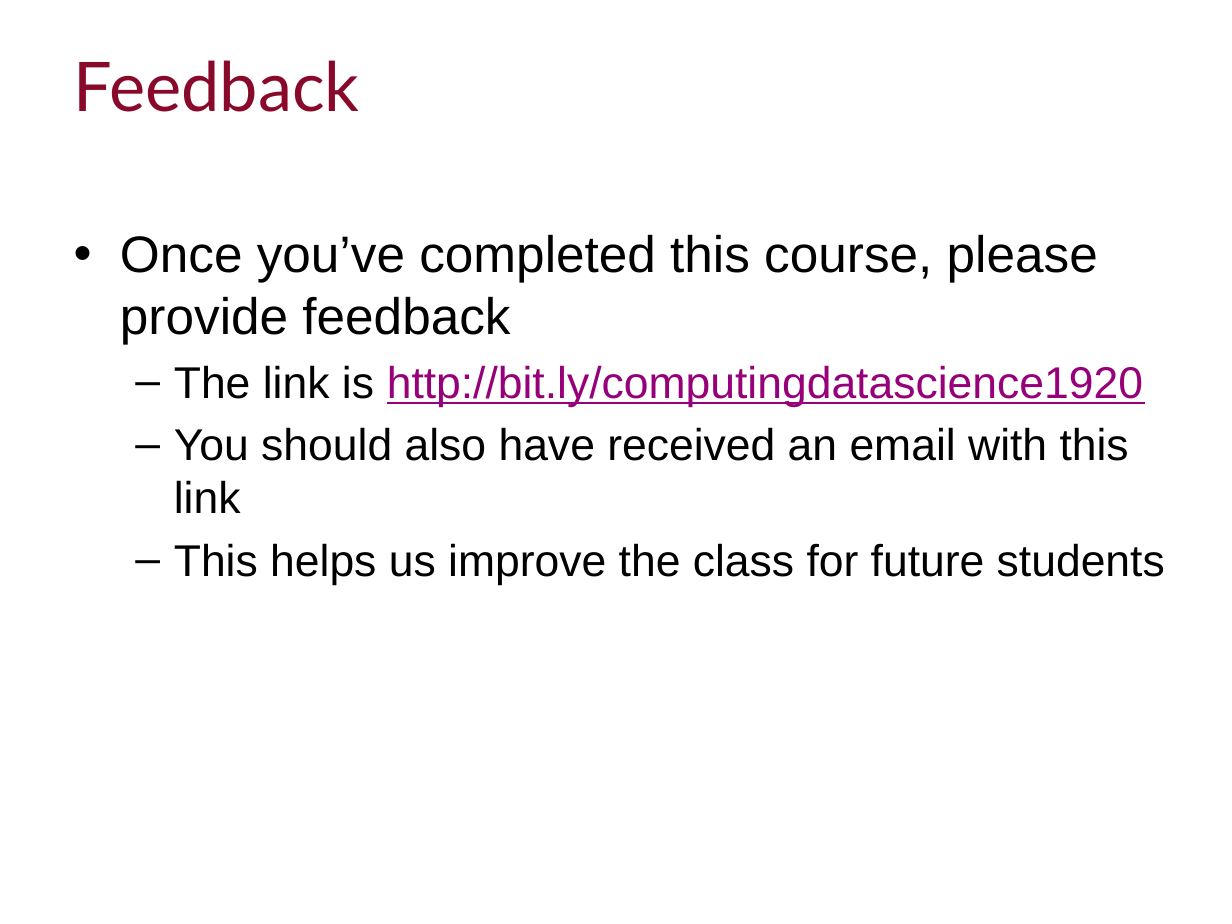
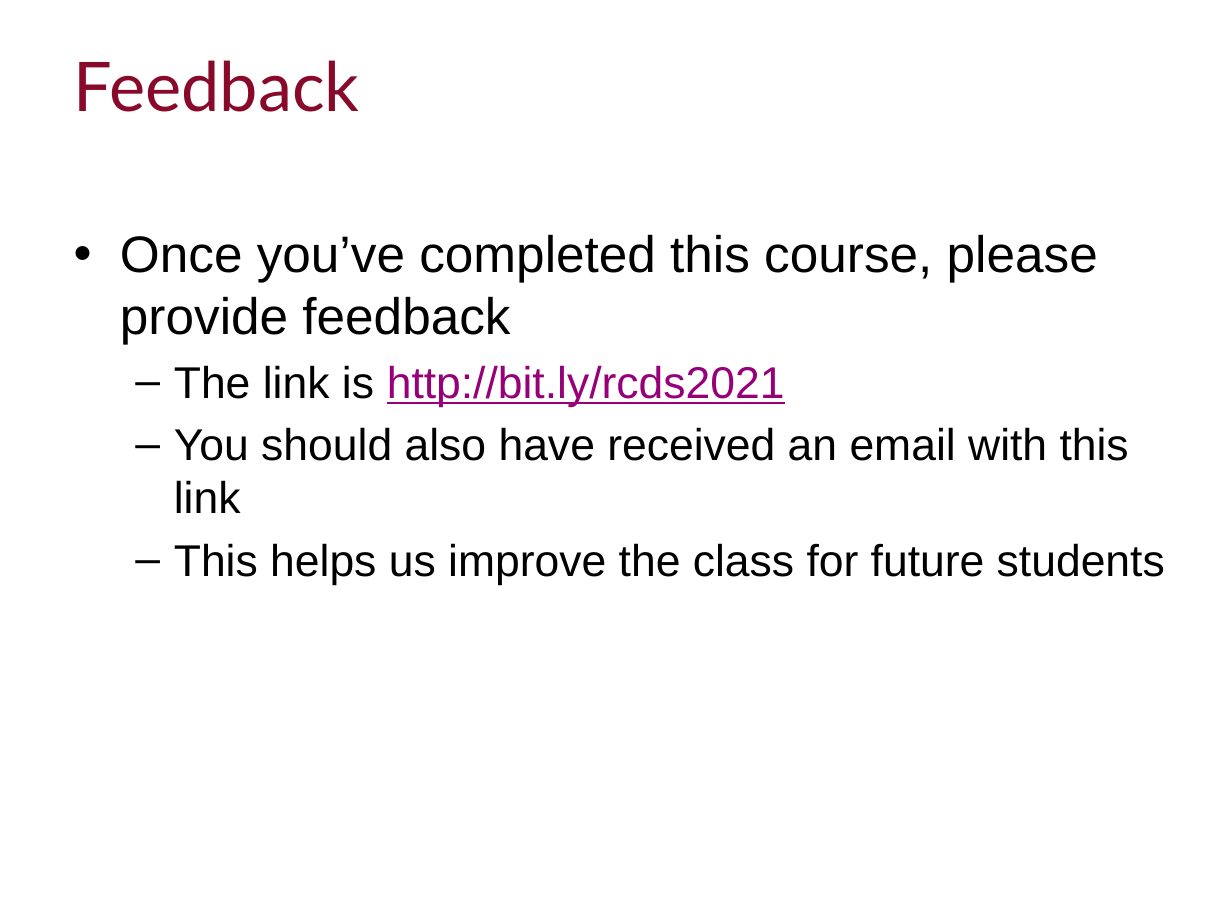
Before and after one commit to cmcooling/Introduction-to-Python, a slide deck: slide 5 of Intro to Python Slides.pptx. Drawn at 1232x924 pixels with LibreOffice and Linux fonts; fonts in the diff are those of the drawing; background and template pictures are left out. Boxes give left, top, right and bottom in pixels: in the first picture for what was removed or moved away, otherwise in the second. Text is boxed around its words. In the diff, an @@ line names an element or a change of style, - is before the commit and + after.

```diff
--- a/Intro to Python Slides.pptx
+++ b/Intro to Python Slides.pptx
@@ text at box(174, 365, 785, 407): text changed @@
-  – The link is http://bit.ly/computingdatascience1920
+  – The link is http://bit.ly/rcds2021
```
Also in this commit, not shown: 2 other files.
